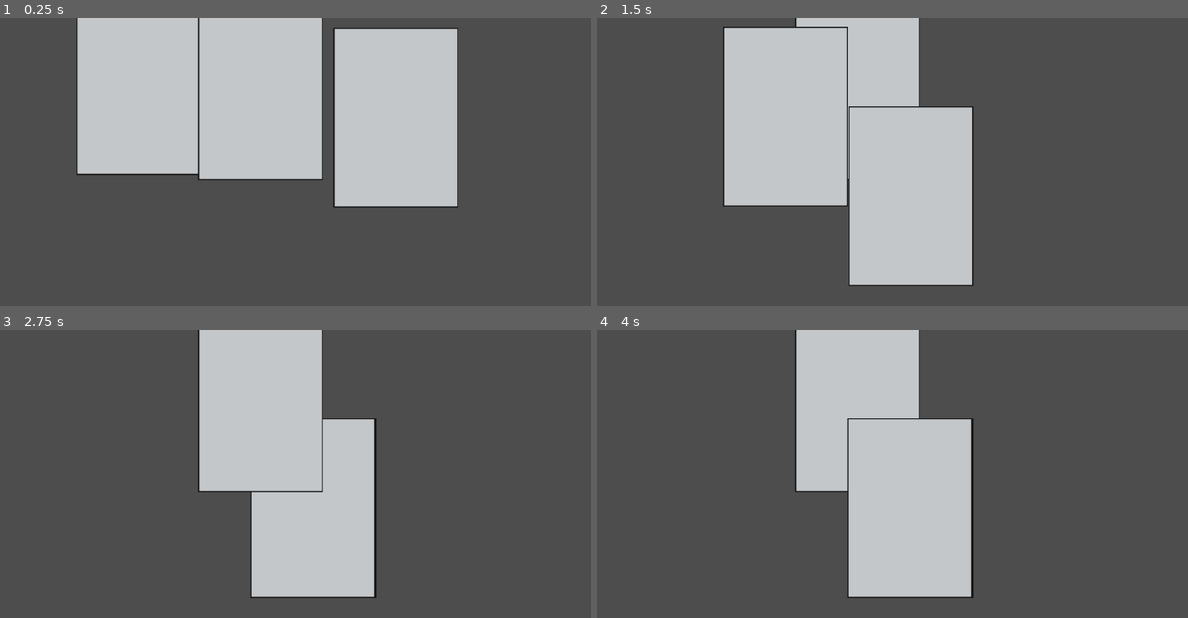
Above: before the commit, frames 1-4 (two rows, left to right).
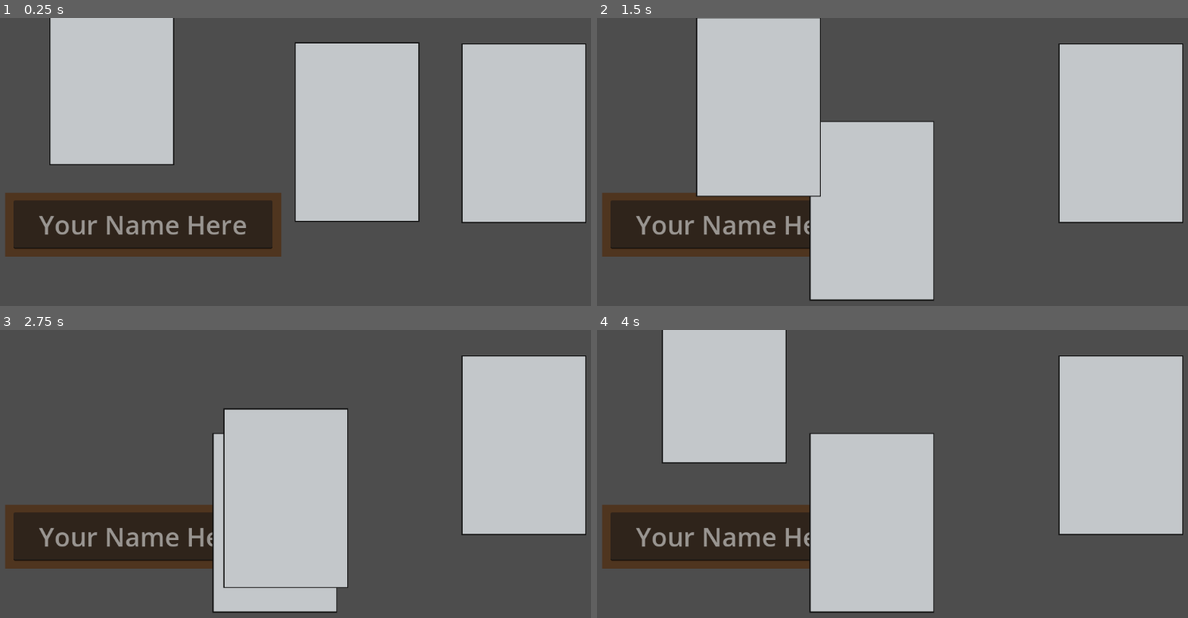
Above: after the commit, the same moments.

Repository: MilesTallia/tantalizing-tardigrades
Game: Godot game, scene res://Scenes/Game.tscn
The game is run twice, just before and just after one commit, with the same random seed, the same clock (stepped at 60 frames per second) and the same inputs.
Inputs (mouse positions are in pixels of both pictures, inside the frame that each line leads up to):
- Up to frame 1 (0.25 s): no input
- Up to frame 2 (1.5 s): tap Enter (ui_accept) at 0.5 s; drag from (992, 118) to (910, 196) at 0.52 s; drag from (732, 84) to (910, 196) at 1.27 s
- Up to frame 3 (2.75 s): move the mouse to (260, 402) at 2.02 s; hold Enter (ui_accept) from 2.03 s (still down); click (260, 402) at 2.17 s
- Up to frame 4 (4 s): release Enter (ui_accept) at 2.75 s; drag from (880, 580) to (721, 453) at 2.77 s; tap Enter (ui_accept) at 3.5 s; move the mouse to (1099, 563) at 3.52 s; hold Enter (ui_accept) from 3.53 s (still down); click (1099, 563) at 3.67 s

The runs differ from the first frame. In frame 1, 46% of the frame differs, in the area x 0-100%, y 0-83%; in frame 2, 38%; in frame 3, 35%; in frame 4, 47%, in the area x 0-100%, y 0-99%.

Commit message:
Add nameplate

Diff:
--- a/middle-mismanagement/Scenes/Game.tscn
+++ b/middle-mismanagement/Scenes/Game.tscn
@@ -1,8 +1,9 @@
-[gd_scene load_steps=5 format=3 uid="uid://db61qb2c13rvi"]
+[gd_scene load_steps=6 format=3 uid="uid://db61qb2c13rvi"]
 
 [ext_resource type="Script" path="res://Scripts/PaperGetter.gd" id="1"]
 [ext_resource type="Script" path="res://Scripts/Game.gd" id="2"]
 [ext_resource type="PackedScene" uid="uid://j1o0vx3bjnn5" path="res://Scenes/Paper.tscn" id="3"]
+[ext_resource type="PackedScene" uid="uid://bspfi0c7qs6ve" path="res://Scenes/NamePlate.tscn" id="4_nl6na"]
 
 [sub_resource type="CircleShape2D" id="1"]
 radius = 2.52616
@@ -18,13 +19,19 @@
 shape = SubResource("1")
 
 [node name="Paper2" parent="." instance=ExtResource("3")]
-position = Vector2(725.443, 180.709)
+position = Vector2(957, 209)
 input_pickable = true
 
 [node name="Paper3" parent="." instance=ExtResource("3")]
-position = Vector2(259.77, 121.631)
+position = Vector2(211, 104)
 input_pickable = true
 
 [node name="Paper" parent="." instance=ExtResource("3")]
-position = Vector2(480.443, 131.188)
+position = Vector2(655, 207)
 input_pickable = true
+
+[node name="NamePlate" parent="." instance=ExtResource("4_nl6na")]
+offset_left = 18.0
+offset_top = 317.0
+offset_right = 18.0
+offset_bottom = 317.0
--- /dev/null
+++ b/middle-mismanagement/Scenes/NamePlate.tscn
@@ -0,0 +1,25 @@
+[gd_scene load_steps=2 format=3 uid="uid://bspfi0c7qs6ve"]
+
+[ext_resource type="Script" path="res://Scripts/NamePlate.gd" id="1_t8dko"]
+
+[node name="NamePlate" type="LineEdit"]
+script = ExtResource("1_t8dko")
+
+[node name="ColorRect" type="ColorRect" parent="."]
+offset_right = 500.0
+offset_bottom = 116.0
+color = Color(0.311144, 0.208912, 0.120221, 1)
+
+[node name="LineEdit" type="LineEdit" parent="."]
+offset_left = 15.0
+offset_top = 14.0
+offset_right = 484.0
+offset_bottom = 102.0
+focus_mode = 1
+theme_override_font_sizes/font_size = 47
+placeholder_text = "Your Name Here"
+alignment = 1
+script = ExtResource("1_t8dko")
+
+[connection signal="mouse_entered" from="." to="." method="mouse_entered"]
+[connection signal="mouse_exited" from="." to="." method="mouse_exited"]
--- /dev/null
+++ b/middle-mismanagement/Scripts/NamePlate.gd
@@ -0,0 +1,7 @@
+extends LineEdit
+func _is_pos_in(checkpos:Vector2):
+	var gr=get_global_rect()
+	return checkpos.x>=gr.position.x and checkpos.y>=gr.position.y and checkpos.x<gr.end.x and checkpos.y<gr.end.y
+func _input(event):
+	if event is InputEventMouseButton and not _is_pos_in(event.position) or event.is_action_pressed("ui_accept"):
+		release_focus()
--- a/middle-mismanagement/Scripts/Paper.gd
+++ b/middle-mismanagement/Scripts/Paper.gd
@@ -37,3 +37,7 @@
 
 func mouse_exited():
 	mouse_in = false
+
+
+func _on_mouse_entered() -> void:
+	pass # Replace with function body.
--- a/middle-mismanagement/Scripts/PaperGetter.gd
+++ b/middle-mismanagement/Scripts/PaperGetter.gd
@@ -29,3 +29,7 @@
 				b.chosen = false
 		if (Input.is_action_just_pressed("mouse_click")):
 			get_parent().push_paper_to_top(top_paper)
+
+
+func _on_name_plate_mouse_entered() -> void:
+	pass # Replace with function body.
--- a/middle-mismanagement/project.godot
+++ b/middle-mismanagement/project.godot
@@ -17,6 +17,12 @@
 
 [input]
 
+ui_accept={
+"deadzone": 0.5,
+"events": [Object(InputEventKey,"resource_local_to_scene":false,"resource_name":"","device":0,"window_id":0,"alt_pressed":false,"shift_pressed":false,"ctrl_pressed":false,"meta_pressed":false,"pressed":false,"keycode":4194309,"physical_keycode":0,"key_label":0,"unicode":0,"location":0,"echo":false,"script":null)
+, Object(InputEventKey,"resource_local_to_scene":false,"resource_name":"","device":0,"window_id":0,"alt_pressed":false,"shift_pressed":false,"ctrl_pressed":false,"meta_pressed":false,"pressed":false,"keycode":4194310,"physical_keycode":0,"key_label":0,"unicode":0,"location":0,"echo":false,"script":null)
+]
+}
 mouse_click={
 "deadzone": 0.5,
 "events": [Object(InputEventMouseButton,"resource_local_to_scene":false,"resource_name":"","device":-1,"window_id":0,"a …(253 unchanged characters)…
